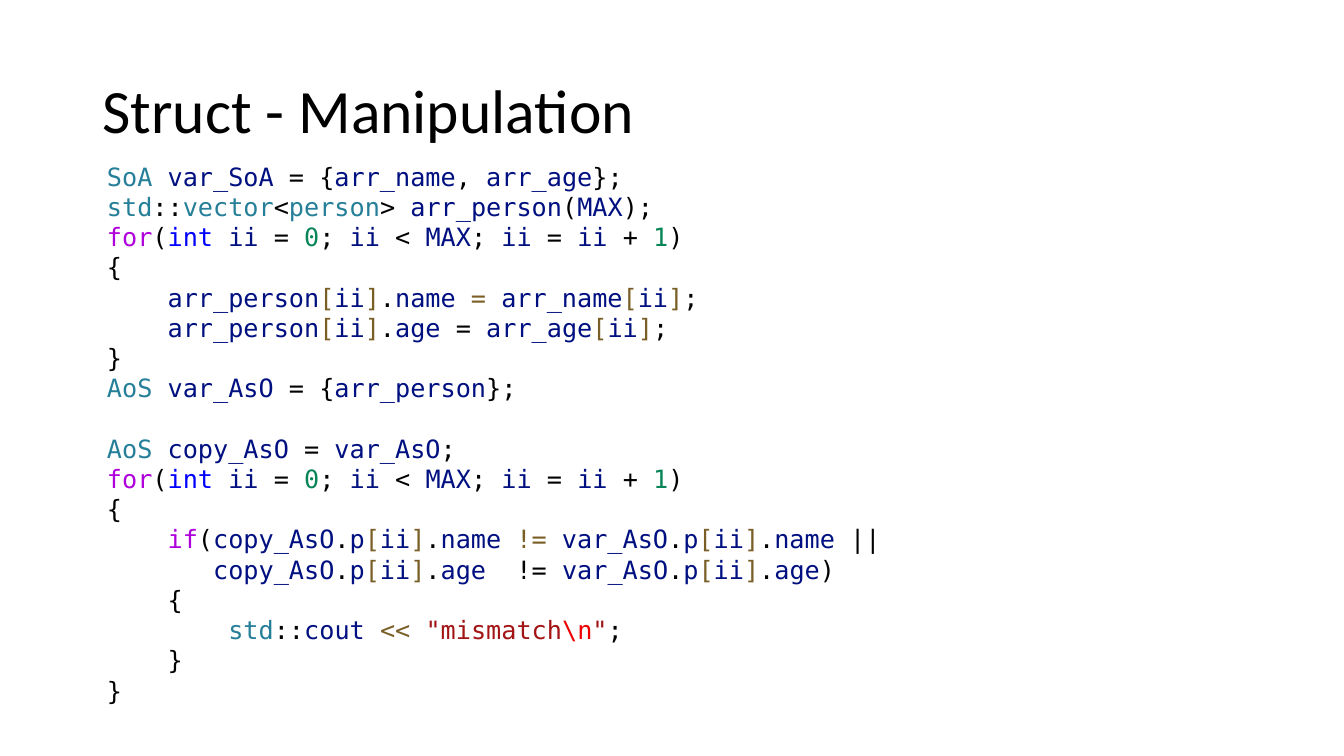
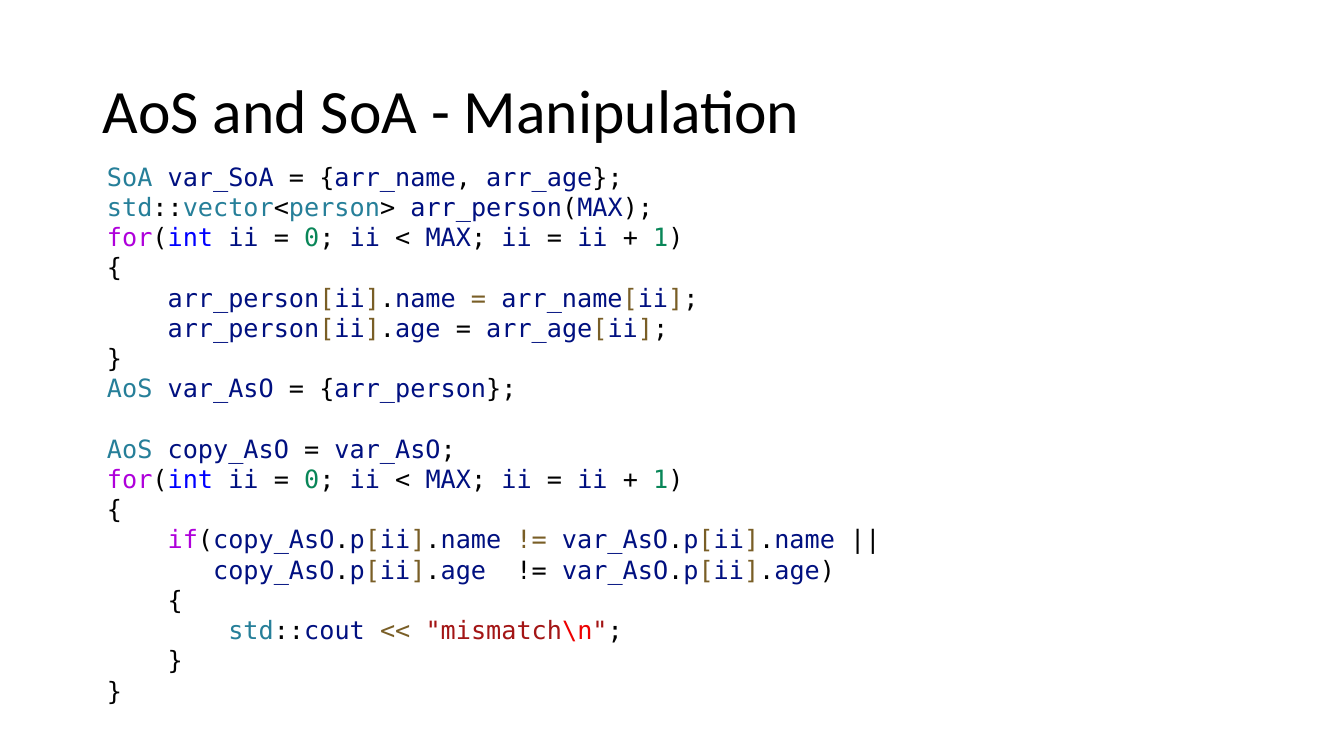
Before and after one commit to CNOCycle/cpp_tutorial, a slide deck: slide 16 of 12-userdef_type/00-enum_typedef.pptx. Drawn at 1344x756 pixels with LibreOffice and Linux fonts; fonts in the diff are those of the drawing. Boxes give left, top, right and bottom in pixels: in the first picture for what was removed or moved away, otherwise in the second. Text is boxed around its words. In the diff, an @@ line names an element or a change of style, - is before the commit and + after.

```diff
--- a/12-userdef_type/00-enum_typedef.pptx
+++ b/12-userdef_type/00-enum_typedef.pptx
@@ title at (102, 90, 799, 143): text changed @@
-Struct - Manipulation
+AoS and SoA - Manipulation
```
Also in this commit, not shown: 4 other slides changed, 2 other files.
